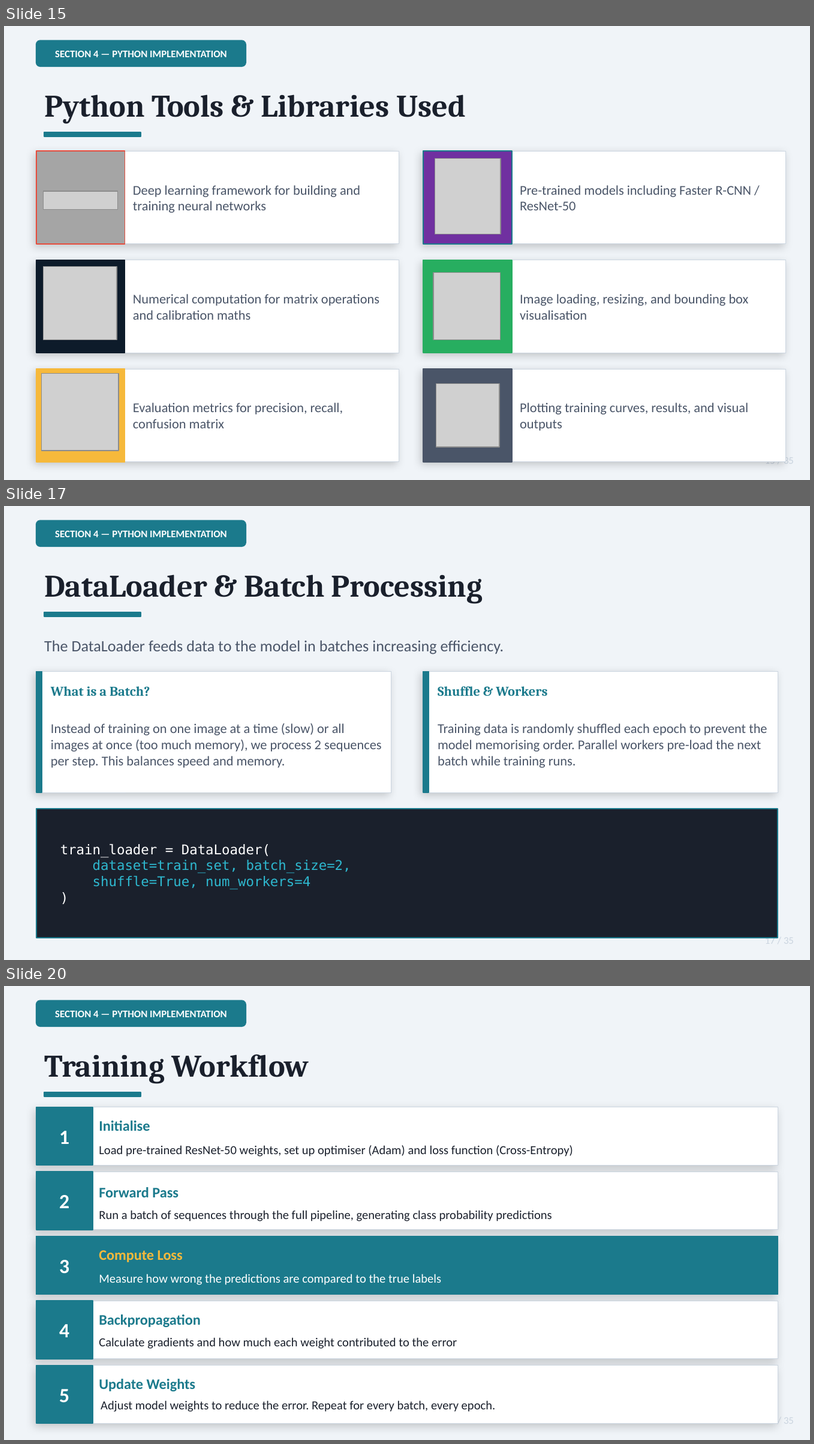
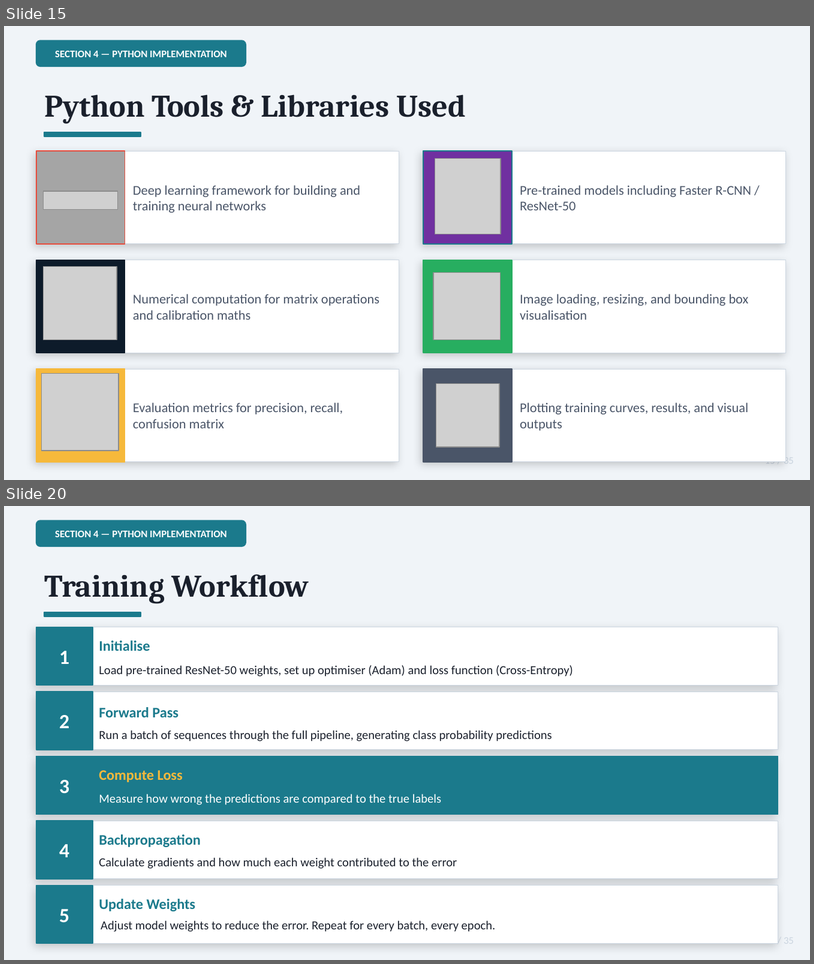
Before and after one commit to KumbiraiShonhiwa/3D-ResNet-With-Temporal-Feature-Stacking-and-LSTM, a slide deck: docs/KITTI_ML_Presentation.pptx. Shown one above the other, each under a label of ours: slides 15, 17 and 20 before the commit, slides 15 and 20 after it; the slides between them are not shown. The pictures are 814x1444 and 814x964 pixels, drawn with LibreOffice and Linux fonts; fonts in the diff are those of the drawing; grey boxes stand for pictures. Boxes give left, top, right and bottom in pixels: in the first picture for what was removed or moved away, otherwise in the second. Text is boxed around its words. In the diff, an @@ line names an element or a change of style, - is before the commit and + after.

```diff
--- a/docs/KITTI_ML_Presentation.pptx
+++ b/docs/KITTI_ML_Presentation.pptx
@@ slide 17 removed at [4,506,810,960], background #F0F4F8 @@
@@ rounded rectangle removed at [36,520,246,546] @@
@@ text removed at [55,531,227,537] @@
-SECTION 4 — PYTHON IMPLEMENTATION
@@ text removed at [44,574,483,603] @@
-DataLoader & Batch Processing
@@ rectangle removed at [44,612,141,616] @@
@@ text removed at [44,640,504,654] @@
-The DataLoader feeds data to the model in batches increasing efficiency.
@@ rectangle removed at [36,672,391,792] @@
@@ rectangle removed at [36,672,42,792] @@
@@ rectangle removed at [423,672,778,792] @@
@@ rectangle removed at [423,672,429,792] @@
@@ text removed at [51,686,150,696] @@
-What is a Batch?
@@ text removed at [438,686,548,696] @@
-Shuffle & Workers
@@ text removed at [51,723,382,768] @@
-Instead of training on one image at a time (slow) or all images at once (too much memory), we process 2 sequences per step. This balances speed and memory.
@@ text removed at [438,723,767,768] @@
-Training data is randomly shuffled each epoch to prevent the model memorising order. Parallel workers pre-load the next batch while training runs.
@@ rectangle removed at [36,808,778,937] @@
@@ text removed at [60,844,351,889] @@
-train_loader = DataLoader(
-dataset=train_set, batch_size=2,
-shuffle=True, num_workers=4
-)
@@ text removed at [765,935,776,938] @@
-17 / 35
```
Also in this commit, not shown: 9 slides changed, 4 slides added, 5 other files.
